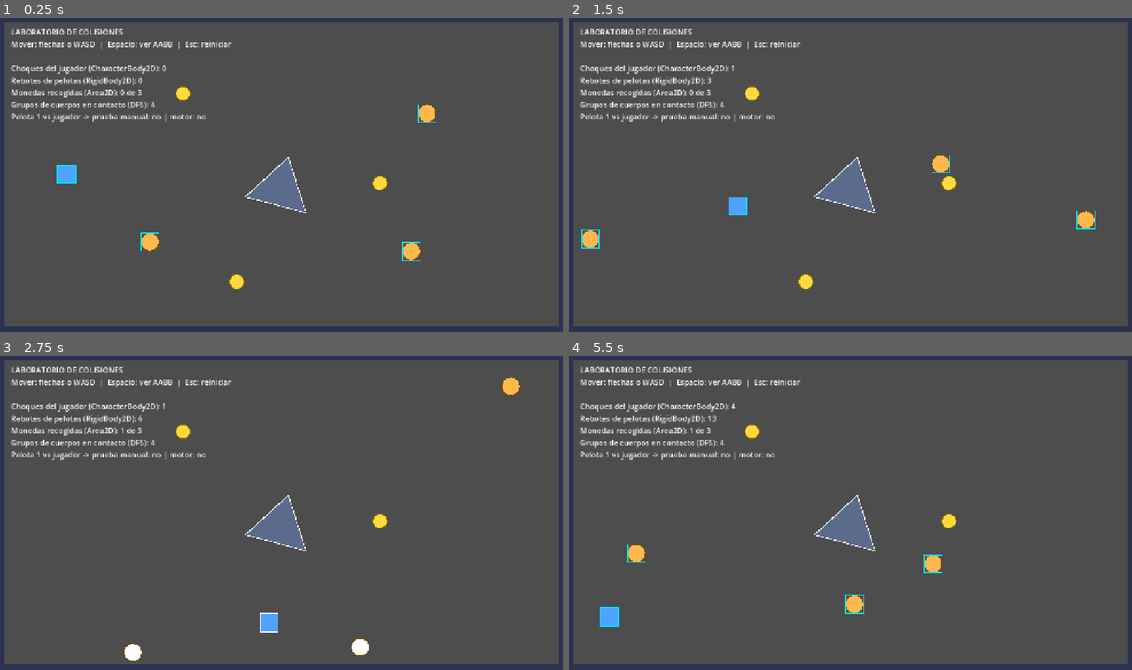
Above: before the commit, frames 1-4 (two rows, left to right).
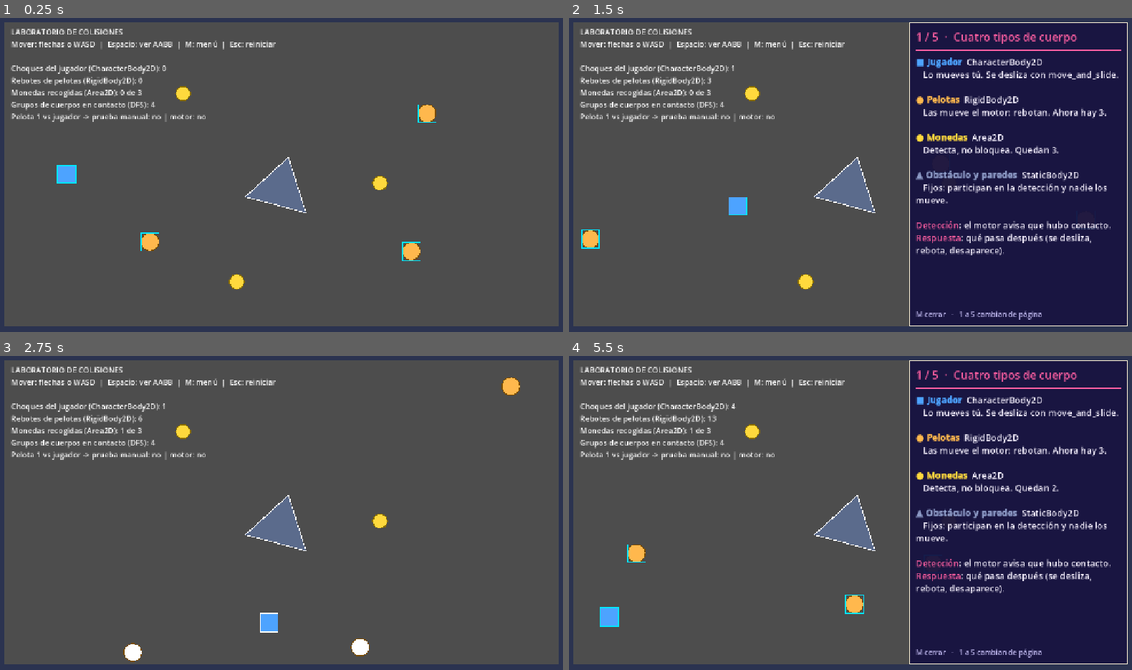
Above: after the commit, the same moments.

Repository: monte1003/Aplicacion-t-cnicas-de-colision-videojuegos-godot
Game: Godot game, scene res://escenas/laboratorio.tscn
Two runs of this game, one before a commit and one after it. Both use one fixed random seed, a clock stepped at 60 frames per second and the inputs below.
Inputs:
- Up to frame 1 (0.25 s): no input
- Up to frame 2 (1.5 s): tap Enter (ui_accept) at 0.5, 0.77 s; hold Right (ui_right) 0.53-1.28 s; tap M at 0.6 s; tap 1 at 0.8, 1.35 s; hold Down (ui_down) from 1.28 s (still down)
- Up to frame 3 (2.75 s): tap Enter (ui_accept) at 1.52 s; tap 5 at 1.55, 2.1 s; release Down (ui_down) at 2.03 s; hold Right (ui_right) from 2.03 s (still down); tap M at 2.3 s
- Up to frame 4 (5.5 s): release Right (ui_right) at 2.78 s; hold Up (ui_up) 2.78-3.53 s; tap M at 2.85, 4.55, 5.1 s; tap Enter (ui_accept) at 3.02, 3.77, 4.52 s; tap 1 at 3.05, 3.6, 5.3 s; hold Left (ui_left) 3.53-5.03 s; tap 5 at 3.8, 4.35 s; hold Down (ui_down) from 5.03 s (still down)

The runs differ from the first frame. In frame 1, 0.2% of the frame differs, in the area x 33-49%, y 7-11%; in frame 2, 37%; in frame 3, 0.2%; in frame 4, 37%, in the area x 33-100%, y 1-99%.

Commit message:
Agregar panel de explicación de la implementación (tecla M)
Panel de cinco páginas dentro del laboratorio: tipos de cuerpo, círculo-AABB
en vivo, grupos con DFS en vivo, capas y máscaras reales y pruebas en vivo.
laboratorio.gd solo suma contactos_de(), grupos() y el hint de la tecla M.
Verificado con Godot 4.7 en modo headless: 17/17 pruebas y la escena carga sin errores.

Co-Authored-By: Claude Sonnet 5.5 <noreply@anthropic.com>
Claude-Session: https://claude.ai/code/session_01Jqc6UiQuMriwKK7kAoZ1g7

Diff:
--- a/scripts/laboratorio.gd
+++ b/scripts/laboratorio.gd
@@ -26,6 +26,7 @@
 	for moneda: Moneda in $Monedas.get_children():
 		moneda.recogida.connect(_al_recoger)
 		_monedas_total += 1
+	add_child(MenuImplementacion.new())
 	_actualizar_texto()
 
 
@@ -47,6 +48,15 @@
 		_manual_pelota1 = not manual.is_empty()
 		_motor_pelota1 = primera.get_colliding_bodies().has(_jugador)
 	_actualizar_texto()
+
+
+## Cuerpos en contacto con `cuerpo` (lo usa el panel de la tecla M)
+func contactos_de(cuerpo: Node) -> Array:
+	return _vecinos(cuerpo)
+
+
+func grupos() -> int:
+	return _grupos
 
 
 ## Vértices del grafo de contactos
@@ -107,7 +117,7 @@
 	var si_no_motor: String = "sí" if _motor_pelota1 else "no"
 	_texto.text = (
 		"LABORATORIO DE COLISIONES\n"
-		+ "Mover: flechas o WASD  |  Espacio: ver AABB  |  Esc: reiniciar\n\n"
+		+ "Mover: flechas o WASD  |  Espacio: ver AABB  |  M: menú  |  Esc: reiniciar\n\n"
 		+ "Choques del jugador (CharacterBody2D): %d\n" % _choques_jugador
 		+ "Rebotes de pelotas (RigidBody2D): %d\n" % _rebotes
 		+ "Monedas recogidas (Area2D): %d de %d\n" % [_monedas_recogidas, _monedas_total]
--- /dev/null
+++ b/scripts/menu_implementacion.gd
@@ -0,0 +1,285 @@
+class_name MenuImplementacion
+extends CanvasLayer
+## Panel que explica la implementación mientras corre el laboratorio.
+## M abre y cierra; 1 a 5 cambian de página. Las páginas 2 a 5 leen datos reales.
+
+const TITULOS: Array[String] = [
+	"Cuatro tipos de cuerpo",
+	"Círculo contra caja (en vivo)",
+	"Grupos con DFS (en vivo)",
+	"Capas y máscaras (reales)",
+	"Pruebas en vivo",
+]
+const C_FONDO: Color = Color("161240")
+const C_BORDE: Color = Color("fff3d6")
+const C_ROSA: Color = Color("ff5fa2")
+const C_TEXTO: Color = Color("f7f2ff")
+
+var _pagina: int = 0
+var _ultimo: String = ""
+var _reloj: float = 0.0
+var _panel: PanelContainer
+var _titulo: Label
+var _cuerpo: RichTextLabel
+var _lab: Laboratorio
+
+
+func _ready() -> void:
+	layer = 20
+	_lab = get_parent() as Laboratorio
+	_construir()
+	_panel.visible = false
+
+
+func _construir() -> void:
+	_panel = PanelContainer.new()
+	_panel.position = Vector2(770.0, 20.0)
+	_panel.custom_minimum_size = Vector2(490.0, 680.0)
+	var estilo: StyleBoxFlat = StyleBoxFlat.new()
+	estilo.bg_color = Color(C_FONDO, 0.95)
+	estilo.border_color = C_BORDE
+	estilo.set_border_width_all(4)
+	estilo.set_content_margin_all(16)
+	_panel.add_theme_stylebox_override("panel", estilo)
+	add_child(_panel)
+
+	var caja: VBoxContainer = VBoxContainer.new()
+	caja.add_theme_constant_override("separation", 10)
+	_panel.add_child(caja)
+
+	_titulo = Label.new()
+	_titulo.add_theme_font_size_override("font_size", 25)
+	_titulo.add_theme_color_override("font_color", C_ROSA)
+	_titulo.autowrap_mode = TextServer.AUTOWRAP_WORD_SMART
+	caja.add_child(_titulo)
+
+	var linea: ColorRect = ColorRect.new()
+	linea.color = C_ROSA
+	linea.custom_minimum_size = Vector2(0.0, 4.0)
+	caja.add_child(linea)
+
+	_cuerpo = RichTextLabel.new()
+	_cuerpo.bbcode_enabled = true
+	_cuerpo.scroll_active = false
+	_cuerpo.size_flags_vertical = Control.SIZE_EXPAND_FILL
+	_cuerpo.add_theme_font_size_override("normal_font_size", 20)
+	_cuerpo.add_theme_font_size_override("bold_font_size", 20)
+	_cuerpo.add_theme_color_override("default_color", C_TEXTO)
+	caja.add_child(_cuerpo)
+
+	var pie: Label = Label.new()
+	pie.text = "M cerrar   ·   1 a 5 cambian de página"
+	pie.add_theme_font_size_override("font_size", 16)
+	pie.add_theme_color_override("font_color", Color("b9b2e8"))
+	caja.add_child(pie)
+
+
+func _unhandled_input(evento: InputEvent) -> void:
+	var tecla: InputEventKey = evento as InputEventKey
+	if tecla == null or not tecla.pressed or tecla.echo:
+		return
+	if tecla.physical_keycode == KEY_M:
+		_alternar()
+		get_viewport().set_input_as_handled()
+	elif _panel.visible:
+		if tecla.physical_keycode >= KEY_1 and tecla.physical_keycode <= KEY_5:
+			_pagina = tecla.physical_keycode - KEY_1
+			_actualizar()
+			get_viewport().set_input_as_handled()
+		elif tecla.physical_keycode == KEY_ESCAPE:
+			_alternar()
+			get_viewport().set_input_as_handled()
+
+
+func _process(delta: float) -> void:
+	if not _panel.visible:
+		return
+	_reloj += delta
+	if _reloj >= 0.1:
+		_reloj = 0.0
+		_actualizar()
+
+
+func _alternar() -> void:
+	_panel.visible = not _panel.visible
+	if _panel.visible:
+		_actualizar()
+
+
+func ir_a_pagina(numero: int) -> void:
+	_pagina = clampi(numero, 0, TITULOS.size() - 1)
+	_actualizar()
+
+
+func texto_pagina(numero: int) -> String:
+	match numero:
+		0:
+			return _pagina_cuerpos()
+		1:
+			return _pagina_circulo_caja()
+		2:
+			return _pagina_grupos()
+		3:
+			return _pagina_capas()
+		_:
+			return _pagina_pruebas()
+
+
+func _actualizar() -> void:
+	_titulo.text = "%d / %d  ·  %s" % [_pagina + 1, TITULOS.size(), TITULOS[_pagina]]
+	var texto: String = texto_pagina(_pagina)
+	if texto != _ultimo:
+		_ultimo = texto
+		_cuerpo.text = texto
+
+
+func _jugador() -> Jugador:
+	return get_tree().get_first_node_in_group("jugador") as Jugador
+
+
+func _pagina_cuerpos() -> String:
+	var pelotas: int = get_tree().get_nodes_in_group("pelotas").size()
+	var monedas: int = _lab.get_node("Monedas").get_child_count()
+	return (
+		"[color=#4da3ff][b]■ Jugador[/b][/color]  CharacterBody2D\n"
+		+ "   Lo mueves tú. Se desliza con move_and_slide.\n\n"
+		+ "[color=#ffb84d][b]● Pelotas[/b][/color]  RigidBody2D\n"
+		+ "   Las mueve el motor: rebotan. Ahora hay %d.\n\n" % pelotas
+		+ "[color=#ffd93d][b]● Monedas[/b][/color]  Area2D\n"
+		+ "   Detecta, no bloquea. Quedan %d.\n\n" % monedas
+		+ "[color=#8b98c4][b]▲ Obstáculo y paredes[/b][/color]  StaticBody2D\n"
+		+ "   Fijos: participan en la detección y nadie los mueve.\n\n"
+		+ "[color=#ff5fa2]Detección[/color]: el motor avisa que hubo contacto.\n"
+		+ "[color=#ff5fa2]Respuesta[/color]: qué pasa después (se desliza, rebota, desaparece)."
+	)
+
+
+func _pagina_circulo_caja() -> String:
+	var pelotas: Array = get_tree().get_nodes_in_group("pelotas")
+	var jugador: Jugador = _jugador()
+	if pelotas.is_empty() or jugador == null:
+		return "Faltan la pelota o el jugador."
+	var pelota: Pelota = pelotas[0]
+	var caja: Rect2 = jugador.caja_global()
+	var radio: float = pelota.radio + Laboratorio.MARGEN_CONTACTO
+	var centro: Vector2 = pelota.global_position
+	var punto: Vector2 = Vector2(
+		clampf(centro.x, caja.position.x, caja.end.x),
+		clampf(centro.y, caja.position.y, caja.end.y)
+	)
+	var d: float = centro.distance_to(punto)
+	var r: Dictionary = ColisionManual.circulo_aabb(centro, radio, caja)
+	var choca: bool = not r.is_empty()
+	var motor: bool = pelota.get_colliding_bodies().has(jugador)
+	var veredicto: String = "[color=#ff5a5f][b]SEPARADOS[/b][/color]"
+	var detalle: String = "   Hay %.0f px de hueco." % maxf(d - radio, 0.0)
+	if choca:
+		var normal: Vector2 = r["normal"]
+		veredicto = "[color=#a6e36e][b]CHOCAN[/b][/color]"
+		detalle = "   normal (%.2f, %.2f)   profundidad %.1f" % [normal.x, normal.y, r["profundidad"]]
+	return (
+		"[b]Pelota 1 contra la caja del jugador[/b]\n\n"
+		+ "[color=#ff5fa2][b]1  Recortar (clamp)[/b][/color]\n"
+		+ "   P = (%.0f, %.0f)\n\n" % [punto.x, punto.y]
+		+ "[color=#ff5fa2][b]2  Medir[/b][/color]\n"
+		+ "   d = %.1f\n\n" % d
+		+ "[color=#ff5fa2][b]3  Comparar[/b][/color]\n"
+		+ "   d² = %.0f   r² = %.0f\n" % [d * d, radio * radio]
+		+ "   (r = radio %.0f + margen %.0f)\n\n" % [pelota.radio, Laboratorio.MARGEN_CONTACTO]
+		+ "%s\n%s\n\n" % [veredicto, detalle]
+		+ "Prueba manual: [b]%s[/b]   Motor: [b]%s[/b]" % [_si_no(choca), _si_no(motor)]
+	)
+
+
+func _pagina_grupos() -> String:
+	var cuerpos: Array = [_jugador()]
+	cuerpos.append_array(get_tree().get_nodes_in_group("pelotas"))
+	var lineas: String = ""
+	for cuerpo: Node in cuerpos:
+		var nombres: PackedStringArray = PackedStringArray()
+		for vecino: Node in _lab.contactos_de(cuerpo):
+			nombres.append(String(vecino.name))
+		var toca: String = "nadie"
+		if not nombres.is_empty():
+			toca = ", ".join(nombres)
+		lineas += "   %s toca a: %s\n" % [cuerpo.name, toca]
+	return (
+		"[b]Cada cuerpo es un vértice[/b]\n"
+		+ "[b]y cada contacto es una arista.[/b]\n\n"
+		+ "[color=#ff5fa2][b]Contactos ahora[/b][/color]\n%s\n" % lineas
+		+ "El DFS usa una pila y un conjunto de visitados. Cada vez que arranca desde un cuerpo sin visitar, cuenta un grupo.\n\n"
+		+ "[color=#ffc857][b]Grupos = %d[/b][/color]\n" % _lab.grupos()
+		+ "Si dos cuerpos se tocan, hay un grupo menos."
+	)
+
+
+func _pagina_capas() -> String:
+	var jugador: Node = _jugador()
+	var pelotas: Array = get_tree().get_nodes_in_group("pelotas")
+	var monedas: Node = _lab.get_node("Monedas")
+	var filas: Array = [["Jugador", jugador], ["Paredes", _lab.get_node("Paredes")], ["Obstáculo", _lab.get_node("Obstaculo")]]
+	if not pelotas.is_empty():
+		filas.insert(1, ["Pelotas", pelotas[0]])
+	if monedas.get_child_count() > 0:
+		filas.insert(2, ["Monedas", monedas.get_child(0)])
+	var texto: String = "[b]Valores leídos del proyecto[/b]\n\n"
+	for fila: Array in filas:
+		var nodo: CollisionObject2D = fila[1] as CollisionObject2D
+		if nodo == null:
+			continue
+		texto += "[color=#4fd8ff][b]%s[/b][/color]\n" % fila[0]
+		texto += "   está en: %s (%d)\n" % [_nombres_bits(nodo.collision_layer), nodo.collision_layer]
+		if nodo is StaticBody2D:
+			texto += "   fijo: no escanea a nadie\n"
+		else:
+			texto += "   mira a: %s (máscara %d)\n" % [_nombres_bits(nodo.collision_mask), nodo.collision_mask]
+	texto += "\nCapa = en qué grupo estoy. Máscara = a qué grupos miro. Si ninguna de las dos mira a la otra, el par ni se prueba."
+	return texto
+
+
+func _pagina_pruebas() -> String:
+	var rombo_a: PackedVector2Array = _rombo(Vector2.ZERO, 10.0)
+	var rombo_b: PackedVector2Array = _rombo(Vector2(15.0, 0.0), 10.0)
+	var caja: Rect2 = Rect2(-10.0, -10.0, 20.0, 20.0)
+	var casos: Array = [
+		["Círculo-círculo", ColisionManual.circulo_circulo(Vector2.ZERO, 10.0, Vector2(15.0, 0.0), 10.0), 5.0],
+		["AABB-AABB", ColisionManual.aabb_aabb(caja, Rect2(5.0, -5.0, 20.0, 20.0)), 5.0],
+		["Círculo-AABB", ColisionManual.circulo_aabb(Vector2(17.0, 0.0), 8.0, caja), 1.0],
+		["SAT (rombos)", ColisionManual.sat_poligonos(rombo_a, rombo_b), 3.5355],
+	]
+	var texto: String = "[b]Casos de prueba calculados ahora, con las mismas funciones[/b]\n\n"
+	for caso: Array in casos:
+		var resultado: Dictionary = caso[1]
+		var obtenido: float = -1.0
+		if not resultado.is_empty():
+			obtenido = resultado["profundidad"]
+		var bien: bool = absf(obtenido - float(caso[2])) < 0.001
+		var marca: String = "[color=#a6e36e]✓[/color]" if bien else "[color=#ff5a5f]✗[/color]"
+		texto += "%s  %s\n     profundidad %.4f   esperada %s\n" % [marca, caso[0], obtenido, str(caso[2])]
+	texto += "\nLas 17 pruebas completas se ejecutan en consola:\n[color=#ffc857]godot --headless --path . --script res://scripts/pruebas_manuales.gd[/color]"
+	return texto
+
+
+func _rombo(centro: Vector2, radio: float) -> PackedVector2Array:
+	return PackedVector2Array([
+		centro + Vector2(radio, 0.0), centro + Vector2(0.0, radio),
+		centro + Vector2(-radio, 0.0), centro + Vector2(0.0, -radio)
+	])
+
+
+func _nombres_bits(bits: int) -> String:
+	var nombres: PackedStringArray = PackedStringArray()
+	for i in range(32):
+		if bits & (1 << i):
+			var clave: String = "layer_names/2d_physics/layer_%d" % (i + 1)
+			if ProjectSettings.has_setting(clave) and String(ProjectSettings.get_setting(clave)) != "":
+				nombres.append(String(ProjectSettings.get_setting(clave)))
+			else:
+				nombres.append("capa %d" % (i + 1))
+	if nombres.is_empty():
+		return "nada"
+	return " + ".join(nombres)
+
+
+func _si_no(valor: bool) -> String:
+	return "sí" if valor else "no"
Not shown, added: scripts/menu_implementacion.gd.uid
